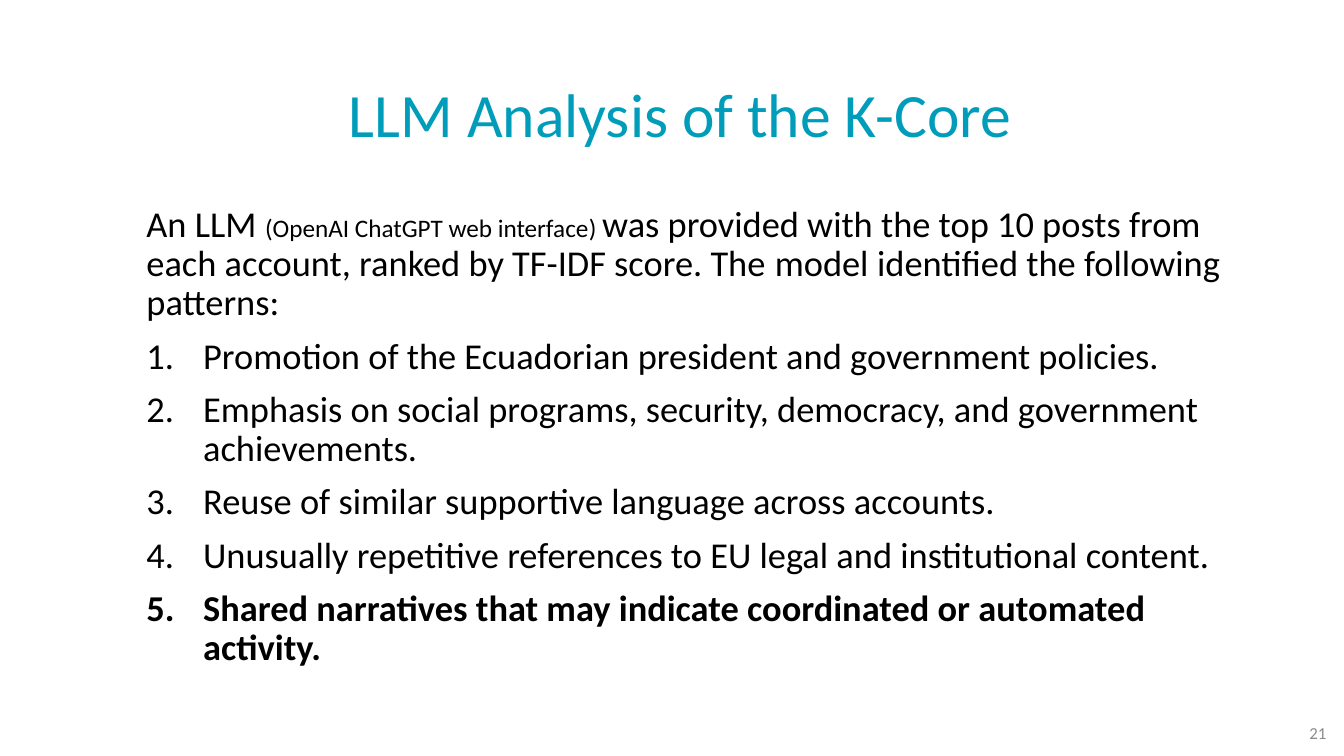
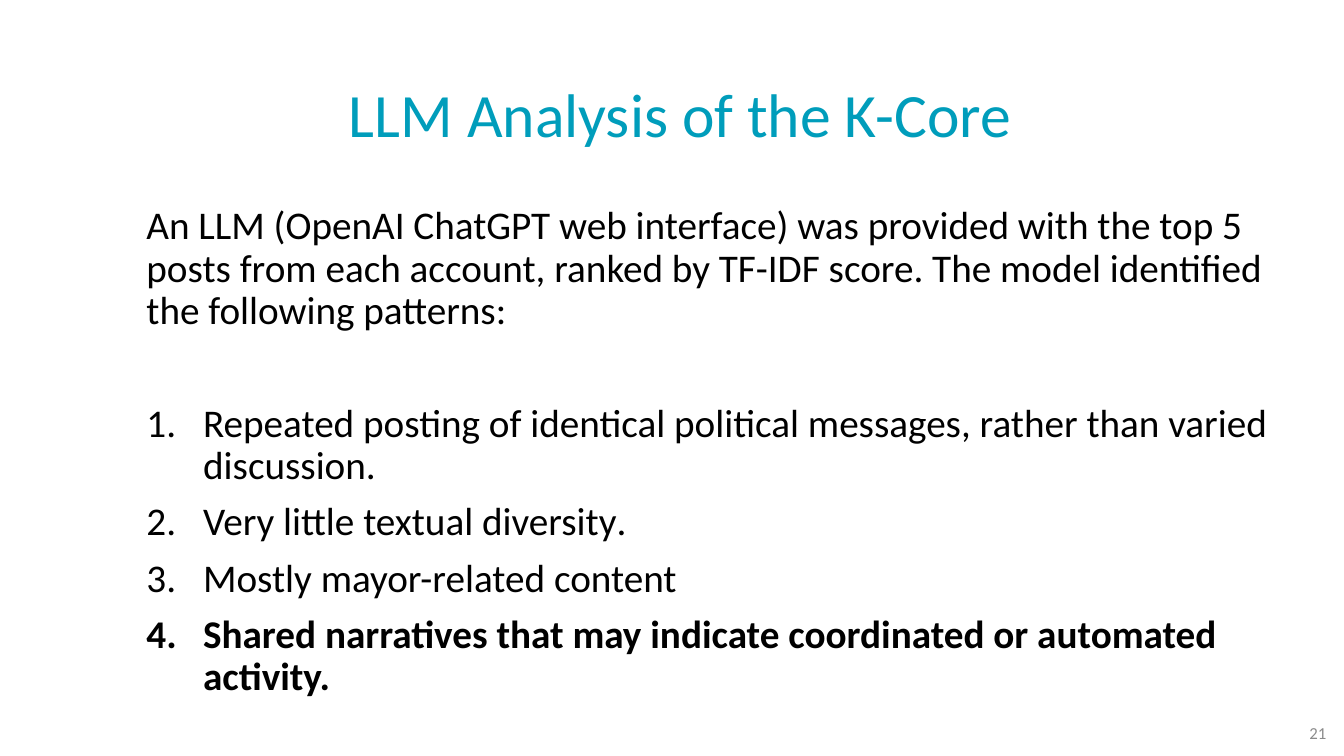
Before and after one commit to NoaTal1996/Backbone-Graph, a slide deck: slide 21 of docs/meeting/2026_08_05.pptx. Drawn at 1344x756 pixels with LibreOffice and Linux fonts; fonts in the diff are those of the drawing; background and template pictures are left out. Boxes give left, top, right and bottom in pixels: in the first picture for what was removed or moved away, otherwise in the second. Text is boxed around its words. In the diff, an @@ line names an element or a change of style, - is before the commit and + after.

```diff
--- a/docs/meeting/2026_08_05.pptx
+++ b/docs/meeting/2026_08_05.pptx
@@ text at <box>146,210,1267,599</box>: text changed; size 26 to 28 pt @@
-An LLM (OpenAI ChatGPT web interface) was provided with the top 10 posts from each account, ranked by TF-IDF score. The model identified the following patterns:
-1. Promotion of the Ecuadorian president and government policies.
-2. Emphasis on social programs, security, democracy, and government achievements.
-3. Reuse of similar supportive language across accounts.
-4. Unusually repetitive references to EU legal and institutional content.
+An LLM (OpenAI ChatGPT web interface) was provided with the top 5 posts from each account, ranked by TF-IDF score. The model identified the following patterns:
+1. Repeated posting of identical political messages, rather than varied discussion.
+2. Very little textual diversity.
+3. Mostly mayor-related content
@@ text at <box>203,620,1216,696</box>: size 26 to 28 pt in "Shared narratives that may indicate coordinated or ..." @@
```
Also in this commit, not shown: 3 other slides changed, 2 slides added, 4 slides removed, 1 other file.
